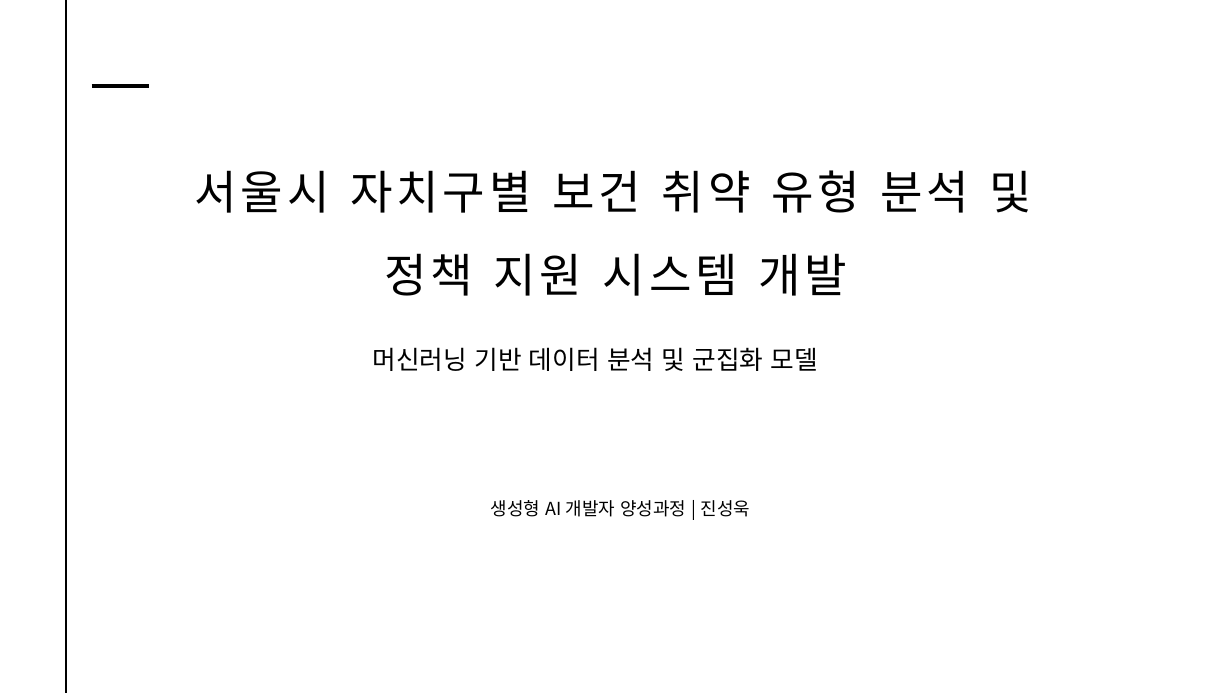
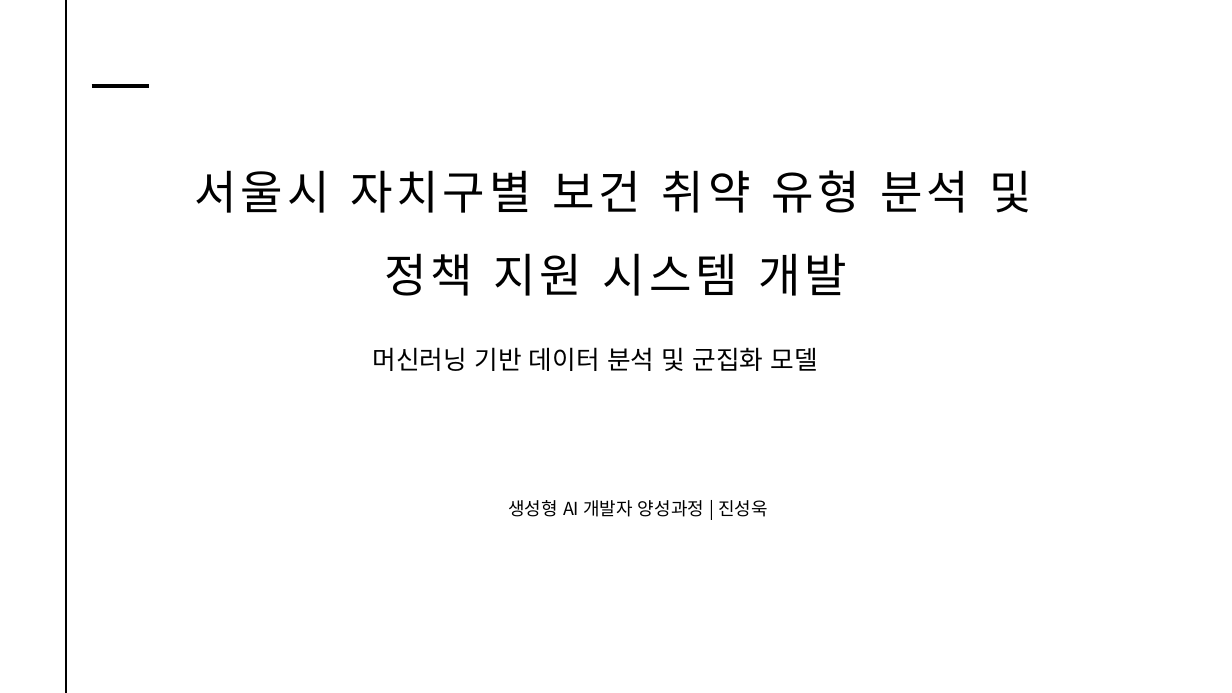
Before and after one commit to seongwook0217/SeongWook, a slide deck: slide 1 of 1차 프로젝트/1. 기획서_V2.pptx. Drawn at 1232x693 pixels with LibreOffice and Linux fonts; fonts in the diff are those of the drawing. Boxes give left, top, right and bottom in pixels: in the first picture for what was removed or moved away, otherwise in the second. Text is boxed around its words. In the diff, an @@ line names an element or a change of style, - is before the commit and + after.

```diff
--- a/1차 프로젝트/1. 기획서_V2.pptx
+++ b/1차 프로젝트/1. 기획서_V2.pptx
@@ text "생성형 AI 개발자 양성과정 | ...": place and size @@
-text "생성형 AI 개발자 양성과정 | ..." at (491, 500, 751, 517)
+text "생성형 AI 개발자 양성과정 | ..." at (508, 500, 768, 517)
```
